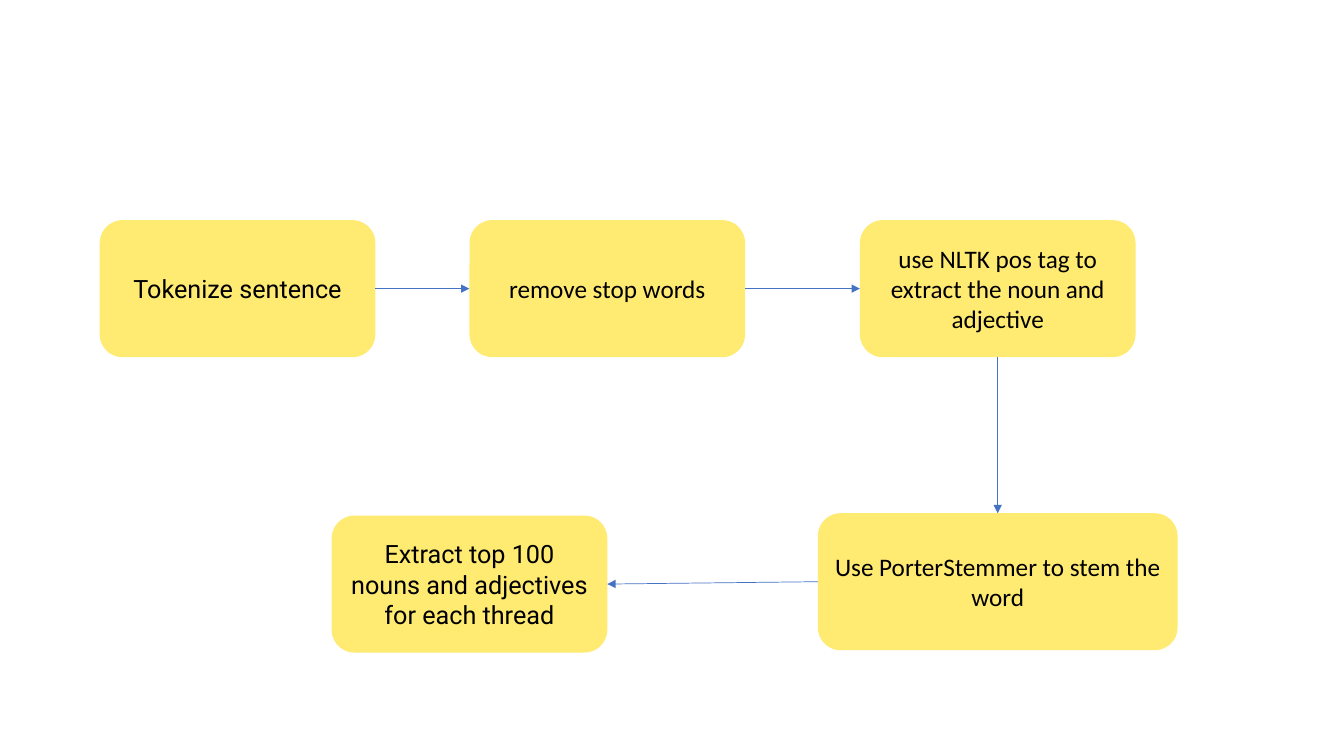
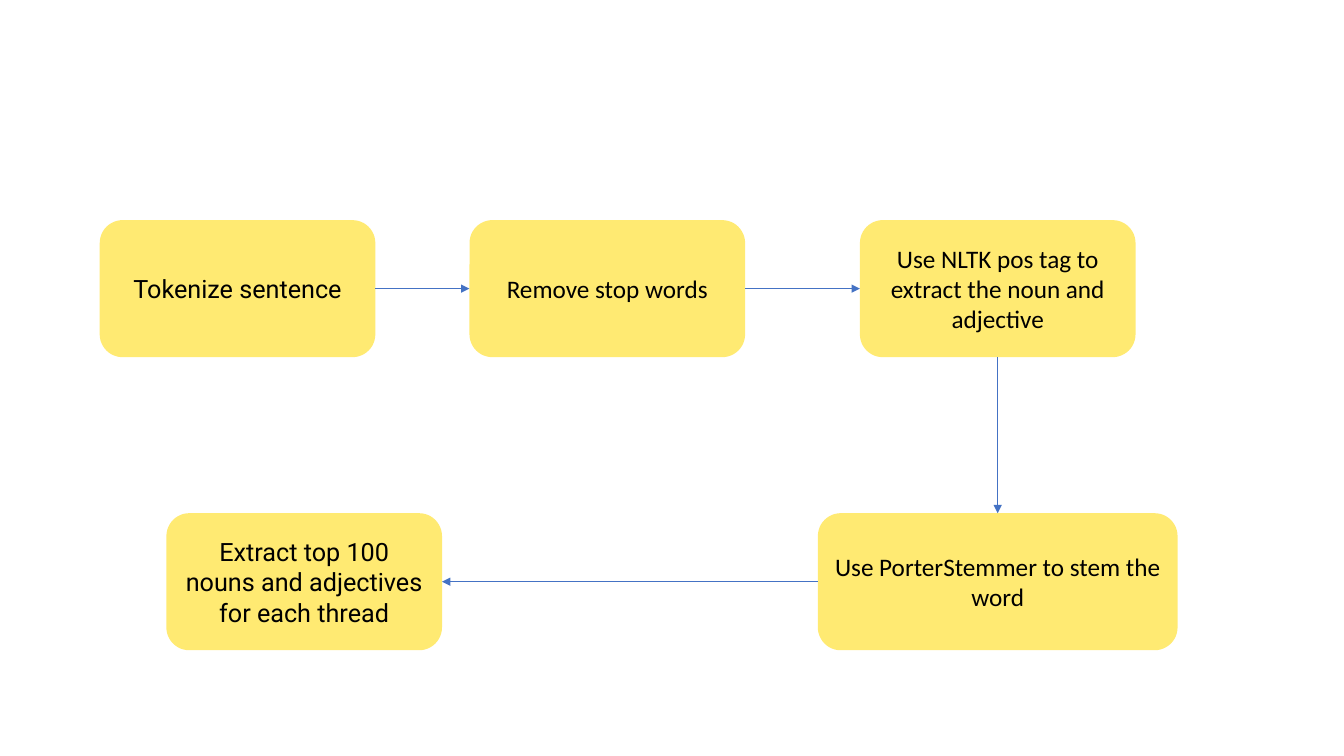
Before and after one commit to lanasta/StereotypicalSuggestions, a slide deck: slide 3 of Prototype graph.pptx. Drawn at 1344x756 pixels with LibreOffice and Linux fonts; fonts in the diff are those of the drawing. Boxes give left, top, right and bottom in pixels: in the first picture for what was removed or moved away, otherwise in the second. Text is boxed around its words. In the diff, an @@ line names an element or a change of style, - is before the commit and + after.

```diff
--- a/Prototype graph.pptx
+++ b/Prototype graph.pptx
@@ text in rounded rectangle at (891,251,1105,333): text changed @@
-use NLTK pos tag to extract the noun and adjective
+Use NLTK pos tag to extract the noun and adjective
@@ text in rounded rectangle at (507,280,708,302): text changed @@
-remove stop words
+Remove stop words
@@ rounded rectangle "Extract top 100 nouns and ...": place and size @@
-rounded rectangle "Extract top 100 nouns and ..." at (332,515,607,652)
+rounded rectangle "Extract top 100 nouns and ..." at (166,513,442,650)
@@ arrow moved from (818, 582) - (608, 584) to (818, 582) - (443, 582) @@
```
Also in this commit, not shown: 1 other slide changed, 2 other files.
